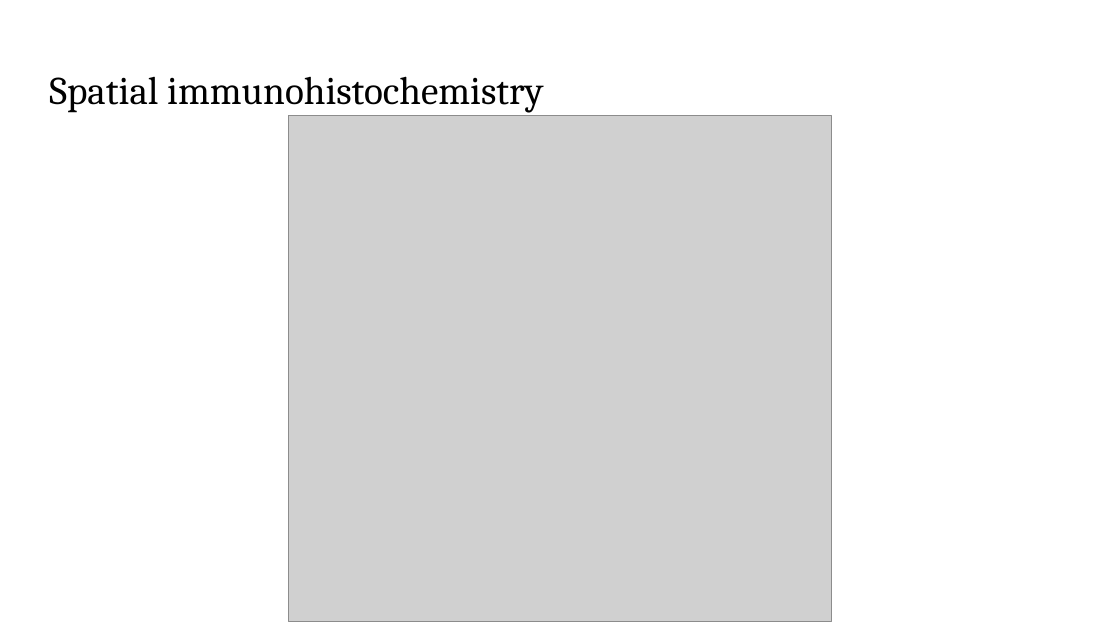
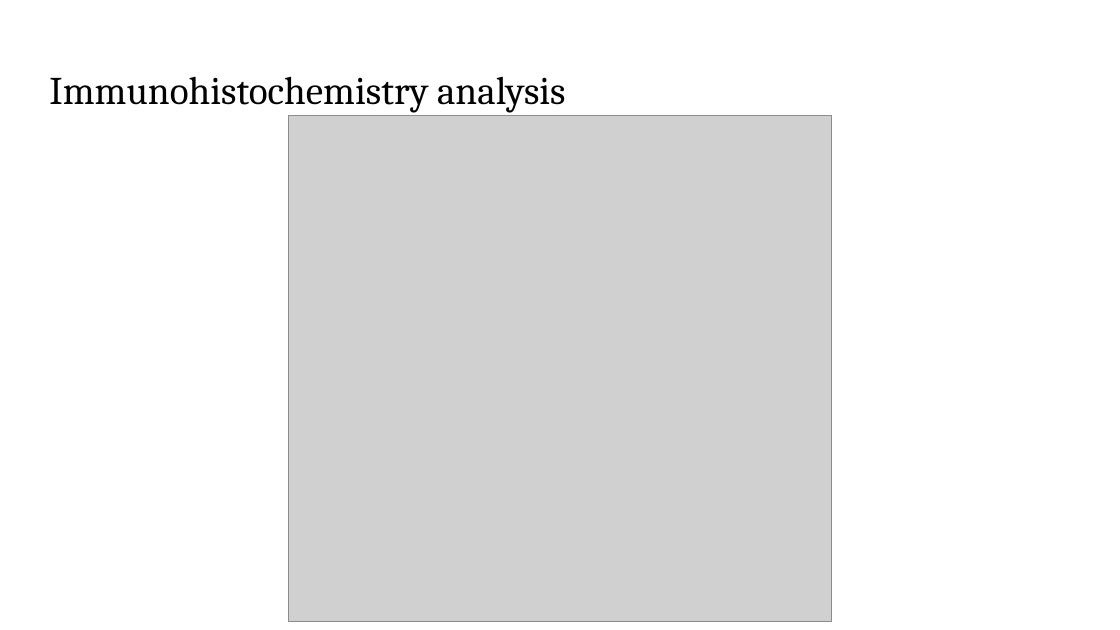
Before and after one commit to young-sudo/MBS-Labs, a slide deck: slide 20 of msb_project/presentations/project_prezi.pptx. Drawn at 1120x630 pixels with LibreOffice and Linux fonts; fonts in the diff are those of the drawing; grey boxes stand for pictures. Boxes give left, top, right and bottom in pixels: in the first picture for what was removed or moved away, otherwise in the second. Text is boxed around its words. In the diff, an @@ line names an element or a change of style, - is before the commit and + after.

```diff
--- a/msb_project/presentations/project_prezi.pptx
+++ b/msb_project/presentations/project_prezi.pptx
@@ title at (x1=49, y1=76, x2=566, y2=113): text changed @@
-Spatial immunohistochemistry
+Immunohistochemistry analysis
```
Also in this commit, not shown: 2 other slides changed, 1 other file.
